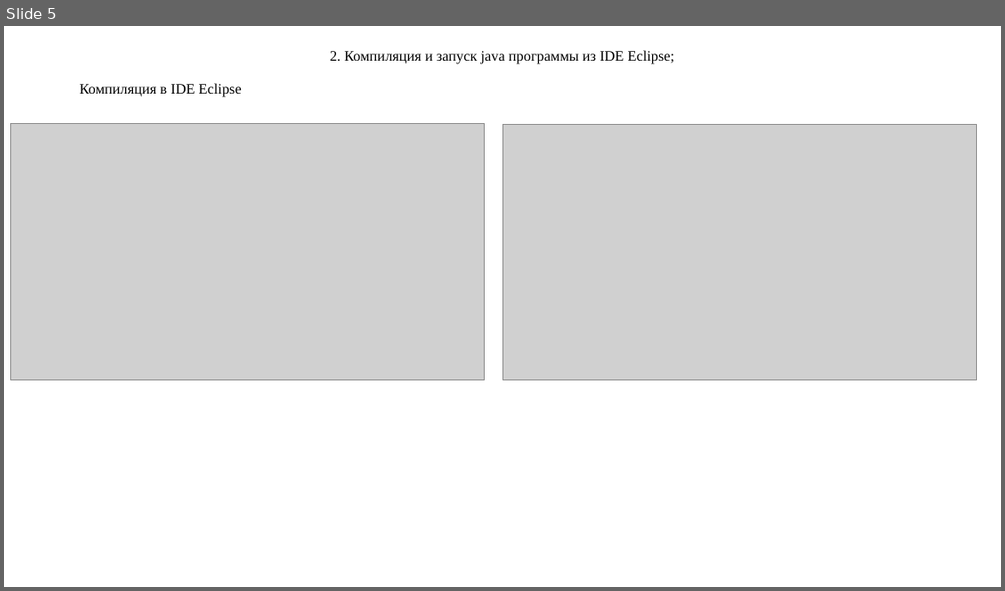
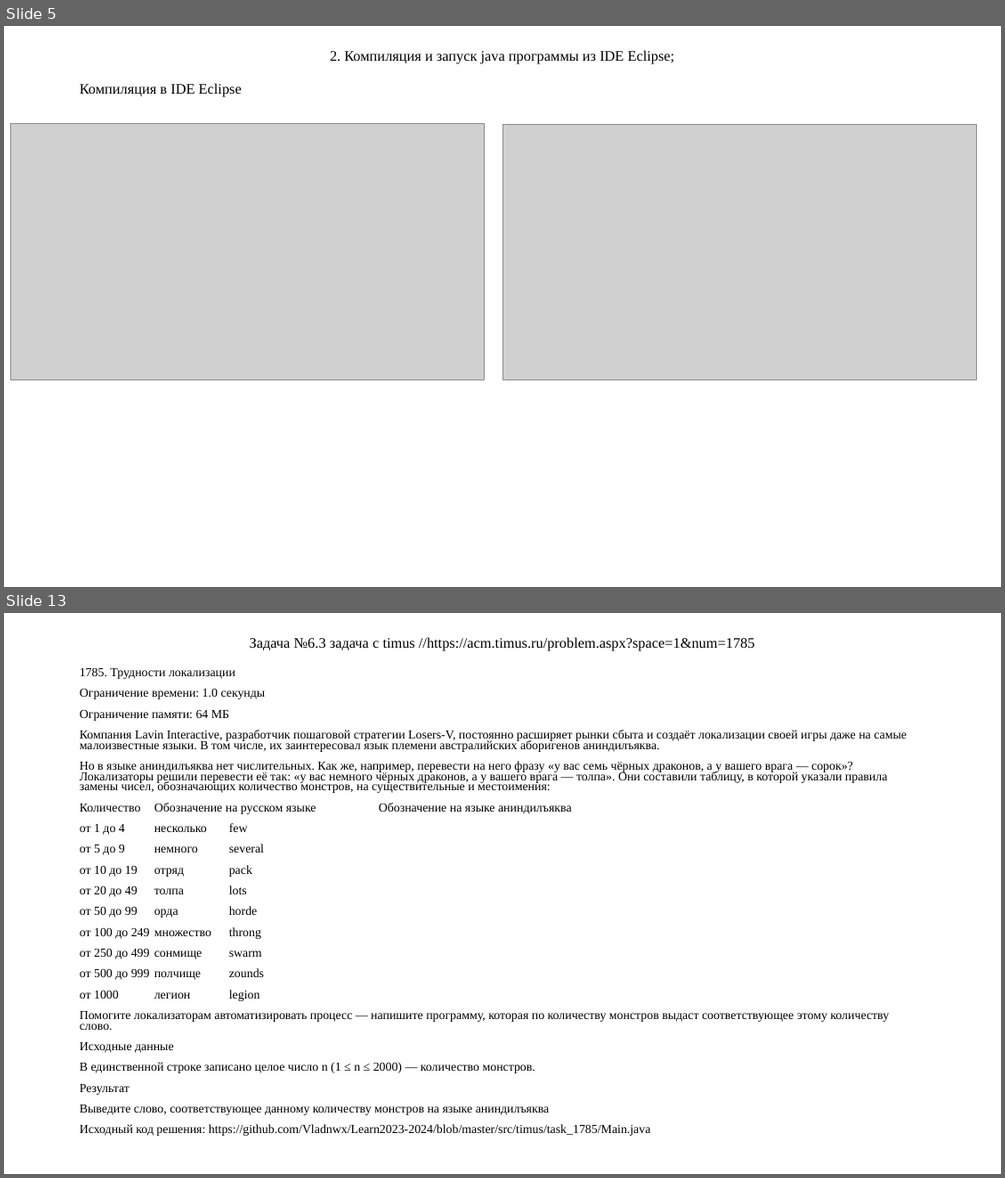
Before and after one commit to Vladnwx/Learn2023-2024, a slide deck: src/lr2/РИЗ-130916у Савельев В.Н. Отчет о выполнении ЛР2.pptx. Shown one above the other, each under a label of ours: slide 5 before the commit, slides 5 and 13 after it; the slides between them are not shown. The pictures are 1005x591 and 1005x1178 pixels, drawn with LibreOffice and Linux fonts; fonts in the diff are those of the drawing; grey boxes stand for pictures. Boxes give left, top, right and bottom in pixels: in the first picture for what was removed or moved away, otherwise in the second. Text is boxed around its words. In the diff, an @@ line names an element or a change of style, - is before the commit and + after.

Commit message:
timus

```diff
--- a/src/lr2/РИЗ-130916у Савельев В.Н. Отчет о выполнении ЛР2.pptx
+++ b/src/lr2/РИЗ-130916у Савельев В.Н. Отчет о выполнении ЛР2.pptx
@@ slide 13 added at (4,613,1001,1174), background #FFFFFF @@
@@ title added at (250,637,755,651), 14 pt, text #000000 @@
+Задача №6.3 задача с timus //https://acm.timus.ru/problem.aspx?space=1&num=1785
@@ text added at (80,667,906,1135), 11.9 pt, text #000000 @@
+1785. Трудности локализации
+Ограничение времени: 1.0 секунды
+Ограничение памяти: 64 МБ
+Компания Lavin Interactive, разработчик пошаговой стратегии Losers-V, постоянно расширяет рынки сбыта и создаёт локализации своей игры даже на самые малоизвестные языки. В том числе, их заинтересовал язык племени австралийских аборигенов аниндилъяква.
+Но в языке аниндилъяква нет числительных. Как же, например, перевести на него фразу «у вас семь чёрных драконов, а у вашего врага — сорок»? Локализаторы решили перевести её так: «у вас немного чёрных драконов, а у вашего врага — толпа». Они составили таблицу, в которой указали правила замены чисел, обозначающих количество монстров, на существительные и местоимения:
+Количество Обозначение на русском языке Обозначение на языке аниндилъяква
+от 1 до 4 несколько few
+от 5 до 9 немного several
+от 10 до 19 отряд pack
+от 20 до 49 толпа lots
+от 50 до 99 орда horde
+от 100 до 249 множество throng
+от 250 до 499 сонмище swarm
+от 500 до 999 полчище zounds
+от 1000 легион legion
+Помогите локализаторам автоматизировать процесс — напишите программу, которая по количеству монстров выдаст соответствующее этому количеству слово.
+Исходные данные
+В единственной строке записано целое число n (1 ≤ n ≤ 2000) — количество монстров.
+Результат
+Выведите слово, соответствующее данному количеству монстров на языке аниндилъяква
+Исходный код решения: https://github.com/Vladnwx/Learn2023-2024/blob/master/src/timus/task_1785/Main.java
```
Also in this commit, not shown: 7 slides changed, 1 other slide added, 1 slide removed, 1 other file.
